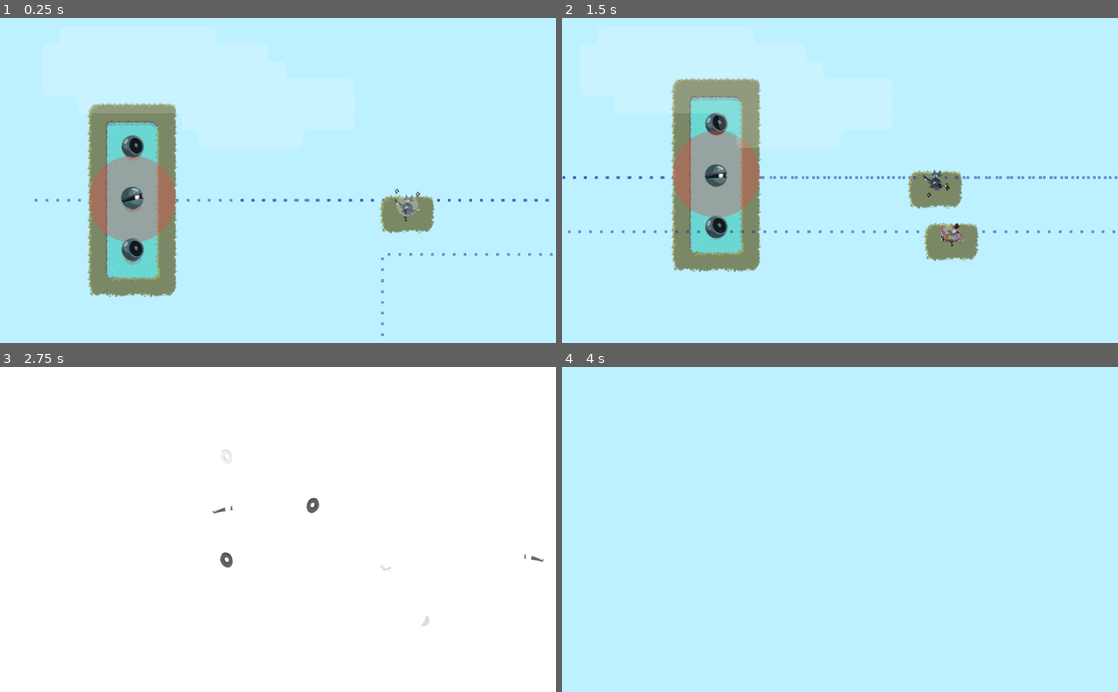
Above: before the commit, frames 1-4 (two rows, left to right).
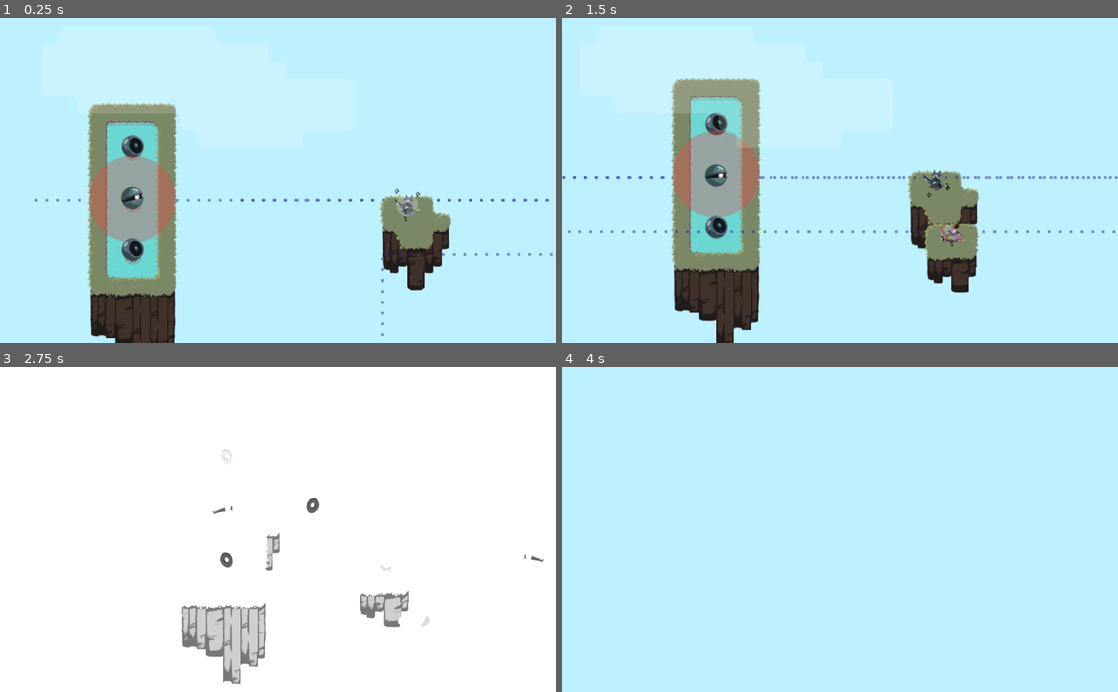
Above: after the commit, the same moments.

Repository: uspgamedev/skyjammers
Game: Godot game, scene res://stages/stage05.tscn
The game is run twice, just before and just after one commit, with the same random seed, the same clock (stepped at 60 frames per second) and the same inputs. This scene is started directly instead of the project's main scene. Sound files missing from this copy of the repository are replaced by a short silence.
Inputs:
- Up to frame 1 (0.25 s): no input
- Up to frame 2 (1.5 s): hold Space (action_play) 0.53-1.28 s; tap Space (action_play) at 1.35 s
- Up to frame 3 (2.75 s): hold Space (action_play) from 2.03 s (still down)
- Up to frame 4 (4 s): release Space (action_play) at 2.78 s; tap Space (action_play) at 2.85 s; tap Enter at 3.5 s; hold Space (action_play) from 3.53 s (still down)

The runs differ from the first frame. In frame 1, 4.0% of the frame differs, in the area x 16-82%, y 57-100%; in frame 2, 4.4%, in the area x 20-76%, y 50-100%; in frame 3, 3.4%; in frame 4, nothing differs.
Error in both runs: Invalid call. Nonexistent function 'instance' in base 'Nil'. (res://progress/progress.gd:32)

Commit message:
islands

Diff:
--- a/game/stages/stage05.tscn
+++ b/game/stages/stage05.tscn
@@ -63,7 +63,12 @@
 
 [node name="Island" parent="Instruments/Chasers/PathFollow2D" index="0" instance=ExtResource( 3 )]
 
+editor/display_folded = true
 tile_data = PoolIntArray( -327683, 0, 0, -327682, 2, 0, -327681, 2, 0, -393216, 2, 0, -393215, 2, 0, -393214, 3, 0, -26 …(965 unchanged characters)…
+
+[node name="Under" parent="Instruments/Chasers/PathFollow2D/Island" index="0"]
+
+tile_data = PoolIntArray( 393213, 76, 0, 393214, 78, 0, 393215, 77, 0, 327680, 78, 0, 327681, 78, 0, 327682, 79, 0, 458749, 84, 0, 458750, 86, 0, 458751, 85, 0, 393216, 82, 0, 393217, 86, 0, 393218, 83, 0, 524285, 88, 0, 524286, 90, 0, 524287, 89, 0, 458752, 86, 0, 458753, 82, 0, 458754, 87, 0, 589823, 93, 0, 524288, 82, 0, 524289, 90, 0, 524290, 91, 0, 589824, 90, 0 )
 
 [node name="Sentinel2" parent="Instruments/Chasers/PathFollow2D/Island" index="2" instance=ExtResource( 4 )]
 
@@ -80,7 +85,6 @@
 
 [node name="Initial" parent="Instruments" index="1" instance=ExtResource( 2 )]
 
-editor/display_folded = true
 position = Vector2( 0, 70 )
 curve = SubResource( 2 )
 _sections_unfolded = [ "Transform" ]
@@ -88,21 +92,25 @@
 
 [node name="PathFollow2D" parent="Instruments/Initial" index="0"]
 
+editor/display_folded = true
 position = Vector2( 250, 0 )
 
 [node name="Island" parent="Instruments/Initial/PathFollow2D" index="0" instance=ExtResource( 3 )]
 
 position = Vector2( 145.182, 3.0618 )
-tile_data = PoolIntArray( -2, 0, 0, -1, 1, 0, -65536, 2, 0, -65535, 3, 0, 65534, 8, 0, 65535, 5, 0, 0, 5, 0, 1, 7, 0, 131070, 12, 0, 131071, 13, 0, 65536, 14, 0, 65537, 15, 0 )
+tile_data = PoolIntArray( -2, 0, 0, -1, 1, 0, -65536, 2, 0, -65535, 3, 0, 65534, 8, 0, 65535, 5, 0, 0, 5, 0, 1, 28, 0, 2, 3, 0, 131070, 12, 0, 131071, 19, 0, 65536, 10, 0, 65537, 16, 0, 65538, 15, 0, 196607, 12, 0, 131072, 17, 0, 131073, 15, 0 )
 
 [node name="Bass2" parent="Instruments/Initial/PathFollow2D/Island" index="0" instance=ExtResource( 6 )]
 
 growth = 15.0
 duration = 0.1
 
+[node name="Under" parent="Instruments/Initial/PathFollow2D/Island" index="1"]
+
+tile_data = PoolIntArray( 131070, 76, 0, 131071, 98, 0, 65537, 98, 0, 65538, 67, 0, 196606, 84, 0, 196607, 102, 0, 131072, 65, 0, 131073, 102, 0, 131074, 91, 0, 262142, 100, 0, 262143, 106, 0, 196608, 89, 0, 196609, 106, 0, 262144, 69, 0 )
+
 [node name="2" parent="Instruments" index="2" instance=ExtResource( 2 )]
 
-editor/display_folded = true
 position = Vector2( 0, 150 )
 curve = SubResource( 3 )
 _sections_unfolded = [ "Transform" ]
@@ -117,6 +125,10 @@
 tile_data = PoolIntArray( -2, 0, 0, -1, 1, 0, -65536, 2, 0, -65535, 3, 0, 65534, 8, 0, 65535, 5, 0, 0, 5, 0, 1, 7, 0, 131070, 12, 0, 131071, 13, 0, 65536, 14, 0, 65537, 15, 0 )
 _sections_unfolded = [ "Cell", "Transform" ]
 
+[node name="Under2" parent="Instruments/2/PathFollow2D/Island" index="1"]
+
+tile_data = PoolIntArray( 131070, 96, 0, 131071, 98, 0, 65536, 77, 0, 65537, 79, 0, 196606, 100, 0, 196607, 106, 0, 131072, 85, 0, 131073, 91, 0, 196608, 93, 0 )
+
 [node name="Xylophone" parent="Instruments/2/PathFollow2D/Island" index="2" instance=ExtResource( 7 )]
 
 [node name="SoundWaveShape" parent="Instruments/2/PathFollow2D/Island/Xylophone" index="4"]
@@ -144,7 +156,7 @@
 
 [node name="PathFollow2D" parent="Instruments/3" index="0"]
 
-position = Vector2( 2200, -230 )
+position = Vector2( 2200, -570 )
 
 [node name="Island" parent="Instruments/3/PathFollow2D" index="0" instance=ExtResource( 3 )]
 
@@ -161,6 +173,10 @@
 tile_data = PoolIntArray( -131070, 0, 0, -131069, 1, 0, -131068, 2, 0, -131067, 3, 0, -1, 0, 0, -65536, 1, 0, -65535, 2 …(338 unchanged characters)…
 _sections_unfolded = [ "Cell", "Transform" ]
 
+[node name="Under" parent="Instruments/Island" index="0"]
+
+tile_data = PoolIntArray( 131071, 76, 0, 65536, 77, 0, 65537, 78, 0, 65538, 98, 0, 196607, 88, 0, 131072, 89, 0, 131073, 90, 0, 131074, 101, 0, 131075, 78, 0, 131076, 98, 0, 131077, 77, 0, 131078, 99, 0, 196608, 93, 0, 196610, 105, 0, 196611, 82, 0, 196612, 102, 0, 196613, 85, 0, 196614, 103, 0, 262147, 86, 0, 262148, 106, 0, 262149, 89, 0, 327683, 93, 0, 327685, 93, 0 )
+
 [node name="Gameboy" parent="Instruments/Island" index="2" instance=ExtResource( 9 )]
 
 position = Vector2( 15, 0 )
@@ -188,7 +204,11 @@
 
 
 [editable path="Instruments/Chasers"]
+[editable path="Instruments/Chasers/PathFollow2D/Island"]
 [editable path="Instruments/Initial"]
+[editable path="Instruments/Initial/PathFollow2D/Island"]
 [editable path="Instruments/2"]
+[editable path="Instruments/2/PathFollow2D/Island"]
 [editable path="Instruments/2/PathFollow2D/Island/Xylophone"]
 [editable path="Instruments/3"]
+[editable path="Instruments/Island"]
